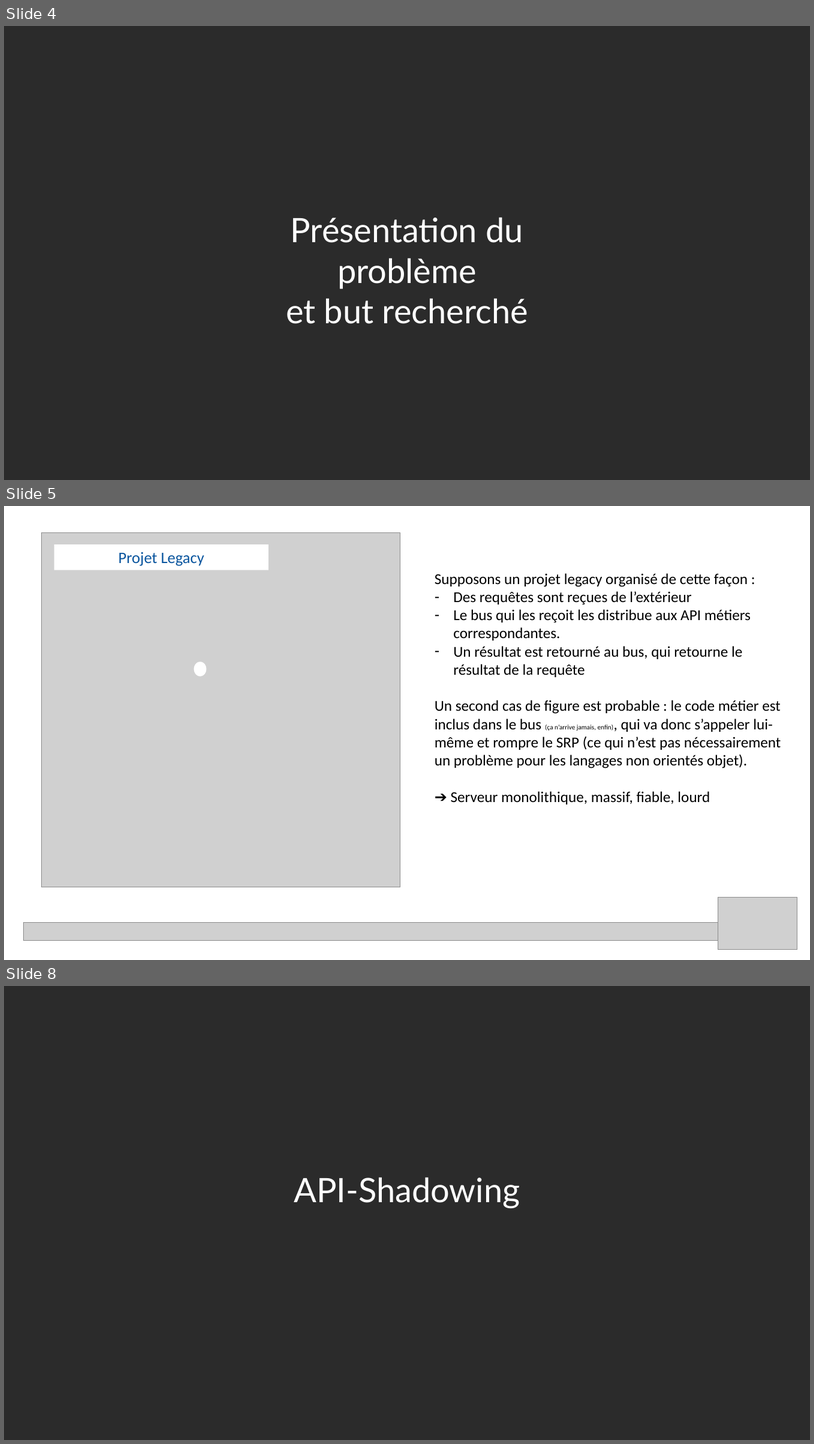
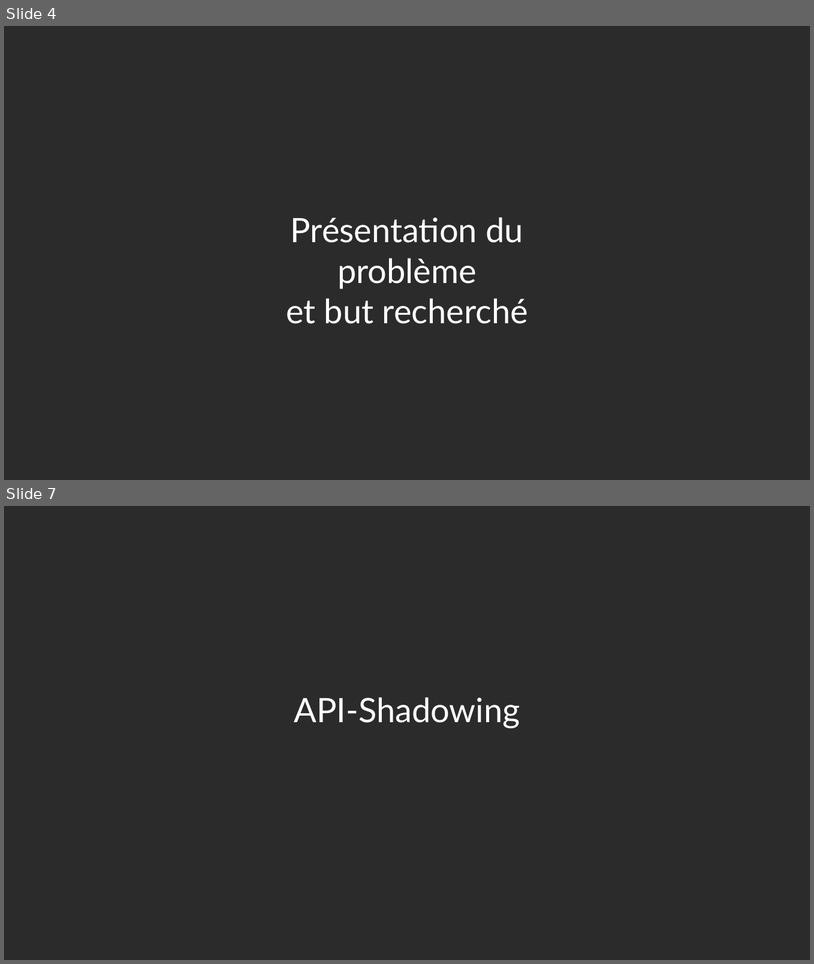
Before and after one commit to acaillol/SpeakUp-ApiShadowing, a slide deck: Speak'up API shadowing.pptx. Shown one above the other, each under a label of ours: slides 4, 5 and 8 before the commit, slides 4 and 7 after it; the slides between them are not shown. The pictures are 814x1444 and 814x964 pixels, drawn with LibreOffice and Linux fonts; fonts in the diff are those of the drawing; grey boxes stand for pictures; background and template pictures are left out; a plain dark background stands for a picture behind light text. Boxes give left, top, right and bottom in pixels: in the first picture for what was removed or moved away, otherwise in the second. Text is boxed around its words. In the diff, an @@ line names an element or a change of style, - is before the commit and + after.

```diff
--- a/Speak'up API shadowing.pptx
+++ b/Speak'up API shadowing.pptx
@@ slide 5 removed at (4, 506, 810, 960), background #FFFFFF @@
@@ picture removed at (42, 532, 401, 886) @@
@@ rectangle removed at (54, 545, 269, 570) @@
-Projet Legacy
@@ text removed at (435, 573, 782, 804) @@
-Supposons un projet legacy organisé de cette façon :
-– Des requêtes sont reçues de l’extérieur
-– Le bus qui les reçoit les distribue aux API métiers correspondantes.
-– Un résultat est retourné au bus, qui retourne le résultat de la requête
-Un second cas de figure est probable : le code métier est inclus dans le bus (ça n’arrive jamais, enfin), qui va donc s’appeler lui-même et rompre le SRP (ce qui n’est pas nécessairement un problème pour les langages non orientés objet).
-➔ Serveur monolithique, massif, fiable, lourd
@@ ellipse removed at (195, 662, 206, 676) @@
@@ picture removed at (719, 897, 798, 949) @@
@@ picture removed at (23, 922, 719, 940) @@
@@ what was slide 8 is now slide 7 @@
```
Also in this commit, not shown: 3 slides added, 4 other slides removed.
